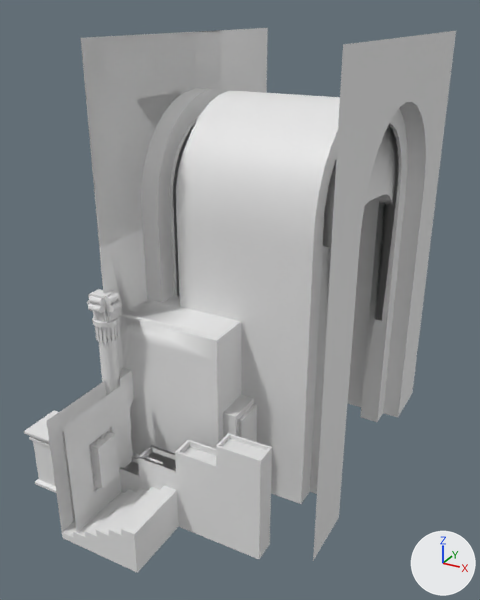
The FBX model Assets/Art/Models/MOD_BabylonianTiles.fbx, before and after one commit.
The view is the same before and after, from a 50 mm lens placed at (8.72, -9.9, 10.49), pointed at (1.85, 2.58, 4.25). The axes (+X, +Y, +Z) are drawn at lower right. The lights are the same throughout. Where no turn or scale is listed for an object, it has been applied to the vertices. Vertices at the same position are counted once.

The scene before the commit, as lines of its bpy script (objects in view):
```python
me_cube_077 = bpy.data.meshes.new('Cube.077')
me_cube_077.from_pydata(...)  # 64 vertices, 53 faces; spans x 0.0..4.0, y -0.5..0.0, z 0.0..2.5
me_plane_064 = bpy.data.meshes.new('Plane.064')
me_plane_064.from_pydata(...)  # 88 vertices, 99 faces; spans x -0.15..0.1, y 0.0..2.0, z 0.0..3.0
me_plane_075 = bpy.data.meshes.new('Plane.075')
me_plane_075.from_pydata(...)  # 120 vertices, 57 faces; spans x -0.06..0.17, y -2.0..0.0, z 0.0..3.0
# before: 8 (0.17, -0.71, 1.06) at pixel (119, 473), 9 (0.17, -1.29, 1.06) at pixel (102, 488), 10 (0.17, -1.29, 2.1) at pixel (97, 448), 11 (0.17, -0.71, 2.1) at pixel (115, 434)
ob_sm_stairplanters_0 = bpy.data.objects.new('SM_StairPlanters_0', me_cube_077)
ob_sm_stairplanters_0.location = (0.0, 0.0, 0.0)
ob_sm_window_0 = bpy.data.objects.new('SM_Window_0', me_plane_075)
ob_sm_window_0.location = (0.44, 0.0, 0.0)
ob_sm_windows_2 = bpy.data.objects.new('SM_Windows_2', me_plane_064)
ob_sm_windows_2.location = (0.0, 0.0, 0.0)
# also in view: 'SM_MarketPortal' at (1.5, 2.0, 3.0); 'SM_GateWall' at (0.0, 2.5, 5.0); 'SM_Door' at (0.01, -1.0, 1.5); 'SM_StatueStand' at (-0.91, -0.48, 0.75); 'SM_Stairs' at (1.0, -1.0, 0.5)
```
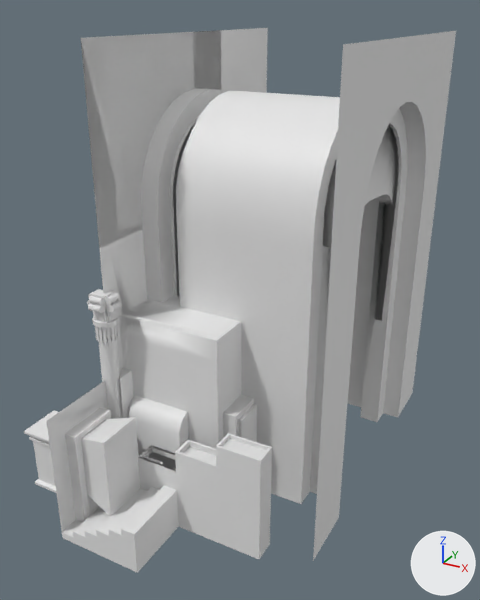
Where the change shows, as pixel boxes [x1, y1, x2, y2] in the pictures (480 x 600 px):
'SM_Window_0', reshaped, moved (33% wider)
    before: [64, 381, 133, 533]
    after: [48, 381, 140, 531]
'SM_Windows_2', reshaped (not visible before)
    after: [127, 396, 189, 453]
part 1 of me_plane_075, built on
    before: [92, 433, 119, 489]
    after: [81, 417, 140, 516]

The change in detail:
me_plane_075 has 120 vertices, 57 faces and spans x -0.06..0.17, y -2.0..0.0, z 0.0..3.0.
me_plane_075 is used by ob_sm_window_0; location (0.44, 0.0, 0.0).
Verts and faces of me_plane_075; kept vertices keep their numbers, new ones are numbered from 120.
Part 1, on me_plane_075:
Faces deleted: (8, 9, 10, 11).
Vertices 8 to 11 move by (-0.05, 0.0, 0.0).
New vertex 120 is at (0.18, -0.61, 0.88).
New vertex 121 is at (0.18, -1.39, 0.88).
New vertex 122 is at (0.18, -1.39, 2.28).
New vertex 123 is at (0.18, -0.61, 2.28).
New vertex 124 is at (1.0, -0.47, 0.64).
New vertex 125 is at (1.0, -1.53, 0.64), pixel (110, 517).
New vertex 126 is at (1.0, -1.53, 2.52), pixel (103, 443).
New vertex 127 is at (1.0, -0.47, 2.52), pixel (135, 417).
New faces: (9, 10, 122, 121), (10, 11, 123, 122), (8, 9, 121, 120), (8, 120, 123, 11), (120, 124, 127, 123), (121, 122, 126, 125).
New faces: (122, 123, 127, 126), (120, 121, 125, 124), (124, 125, 126, 127).
me_plane_064 is used by ob_sm_windows_2; location (0.0, 0.0, 0.0).
me_plane_064 had 88 vertices, 99 faces and spanned x -0.15..0.1, y 0.0..2.0, z 0.0..3.0.
me_plane_064 now has 128 vertices, 122 faces and spans x -0.15..1.73, y 0.0..2.03, z 0.0..3.0.
Part 2, on me_plane_064:
24 faces are deleted.
20 vertices are added at x 0.35, y 0.07..2.03, z 1.14..2.38.
20 new vertices lie (1.38, 0.0, 0.0) away from vertices in x 0.35, y 0.07..2.03, z 1.14..2.38.
47 new faces join them.
Object 'SM_Window_0' (ob_sm_window_0) moves from (0.44, 0.0, 0.0) to (0.0, 0.0, 0.0).
